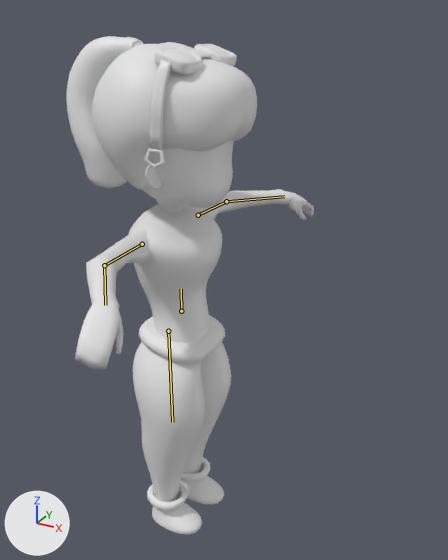
Two versions of the FBX model Assets/WIP/Models/Characters/Abigail/Animations/Abi(Atk2).fbx, one commit apart.
The view is the same before and after, from a 50 mm lens placed at (10.59, -16.68, 18.55), pointed at (0.9, 0.94, 9.74). The lights are fixed; the arrows at lower left show +X, +Y and +Z. The bones that change are drawn over the model as lines.

The first picture shows 'Belt(aBI)', 'Ears(Abi)', 'Goggles', 'Hair(Abi)', 'Hair_P(Abi)', 'Head(Abi)', 'L_Arm', 'L_Leg(Abi)', 'L_Shoe(Abi)', 'R_Arm', 'R_Leg(Abi)', 'R_Shoe(Abi)', 'Torso(Abi)'.
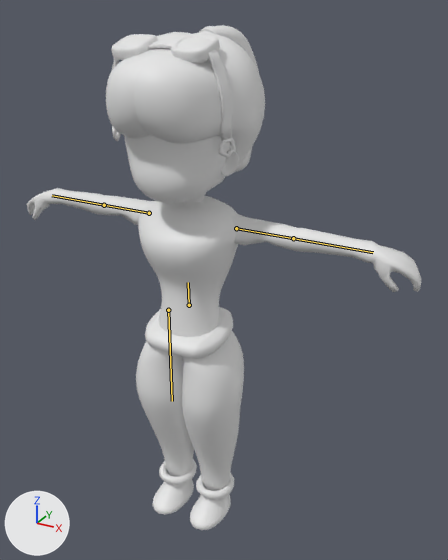
The newer file adds an action. The first version stands in its rest pose; the second is drawn at frame 1 of the action 'Armature|Armature|mixamo.com|Layer0'.

Pixel boxes [x1, y1, x2, y2] of what changed, in the pictures (448 x 560 px):
'Hair(Abi)', posed (7% shorter)
    before: [92, 42, 257, 189]
    after: [106, 32, 265, 168]
'Torso(Abi)', posed (7% wider)
    before: [129, 205, 222, 343]
    after: [138, 196, 238, 337]
'L_Leg(Abi)', posed
    before: [133, 342, 205, 502]
    after: [136, 342, 194, 477]
'R_Leg(Abi)', posed
    before: [183, 342, 231, 473]
    after: [182, 331, 244, 491]
'R_Arm', posed (71% wider, 73% shorter)
    before: [75, 229, 150, 369]
    after: [27, 188, 156, 225]
'Head(Abi)', posed
    before: [141, 141, 234, 212]
    after: [124, 135, 231, 204]
'L_Arm', posed
    before: [202, 189, 314, 221]
    after: [231, 213, 421, 292]
'Goggles', posed (34% wider)
    before: [144, 44, 237, 169]
    after: [111, 34, 236, 158]
'Hair_P(Abi)', posed (22% narrower)
    before: [66, 36, 143, 188]
    after: [199, 25, 259, 172]
'Belt(aBI)', posed (6% taller)
    before: [139, 315, 225, 364]
    after: [145, 307, 233, 359]
'R_Shoe(Abi)', posed (20% narrower, 10% taller)
    before: [147, 483, 202, 534]
    after: [153, 459, 197, 515]
'L_Shoe(Abi)', posed
    before: [180, 457, 224, 504]
    after: [190, 472, 234, 530]
'Ears(Abi)', posed
    before: [145, 163, 161, 189]
    after: [221, 150, 239, 176]
bone 'mixamorig:Hips', root to tip
    before: (181, 311) to (181, 289)
    after: (189, 305) to (188, 282)
bone 'mixamorig:LeftArm', root to tip
    before: (198, 215) to (226, 201)
    after: (236, 228) to (293, 238)
bone 'mixamorig:LeftForeArm', root to tip
    before: (226, 201) to (284, 196)
    after: (293, 238) to (373, 252)
bone 'mixamorig:RightArm', root to tip
    before: (142, 244) to (104, 265)
    after: (149, 213) to (104, 205)
bone 'mixamorig:RightForeArm', root to tip
    before: (104, 265) to (105, 305)
    after: (104, 205) to (52, 195)
bone 'mixamorig:RightUpLeg', root to tip
    before: (168, 331) to (172, 422)
    after: (168, 310) to (172, 401)

What the commit changed:
Bone 'mixamorig:Hips' (bone_mixamorig_hips) moves from (0.0, 0.0, 0.0) to (30.0, 30.0, -1.0).
Bone 'mixamorig:Hips' (bone_mixamorig_hips) turns from (0, 0, 0) to (0, -90, 0) degrees about its own x, y and z.
Bone 'mixamorig:LeftArm' (bone_mixamorig_leftarm) turns from (0, 0, 0) to (0, 0, -3) degrees about its own x, y and z.
Bone 'mixamorig:LeftForeArm' (bone_mixamorig_leftforearm) turns from (0, 0, 0) to (0, 0, -37) degrees about its own x, y and z.
Bone 'mixamorig:RightArm' (bone_mixamorig_rightarm) turns from (0, 0, 0) to (0, 0, 3) degrees about its own x, y and z.
Bone 'mixamorig:RightForeArm' (bone_mixamorig_rightforearm) turns from (0, 0, 0) to (0, 0, 36) degrees about its own x, y and z.
Bone 'mixamorig:RightUpLeg' (bone_mixamorig_rightupleg) turns from (0, 0, 0) to (0, 0, 1) degrees about its own x, y and z.
